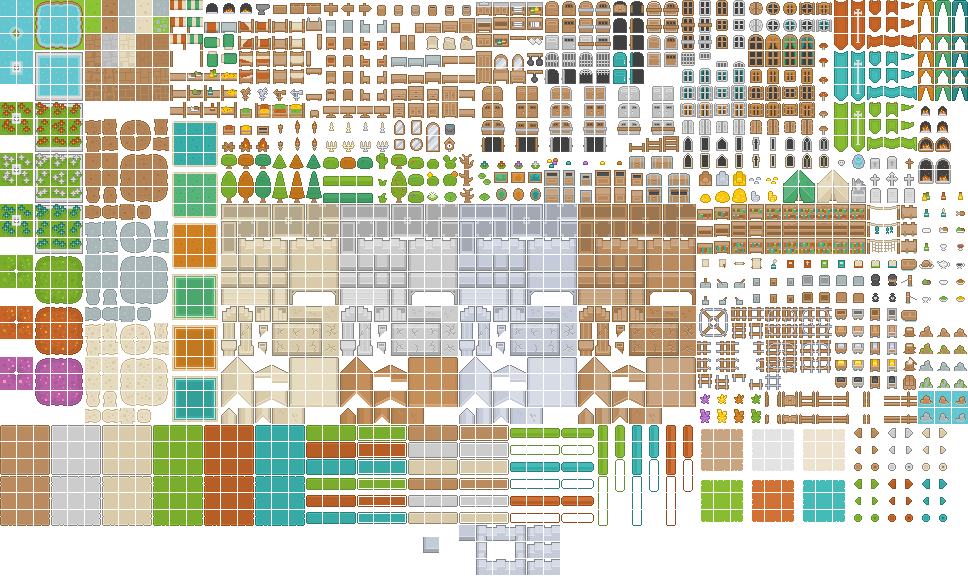
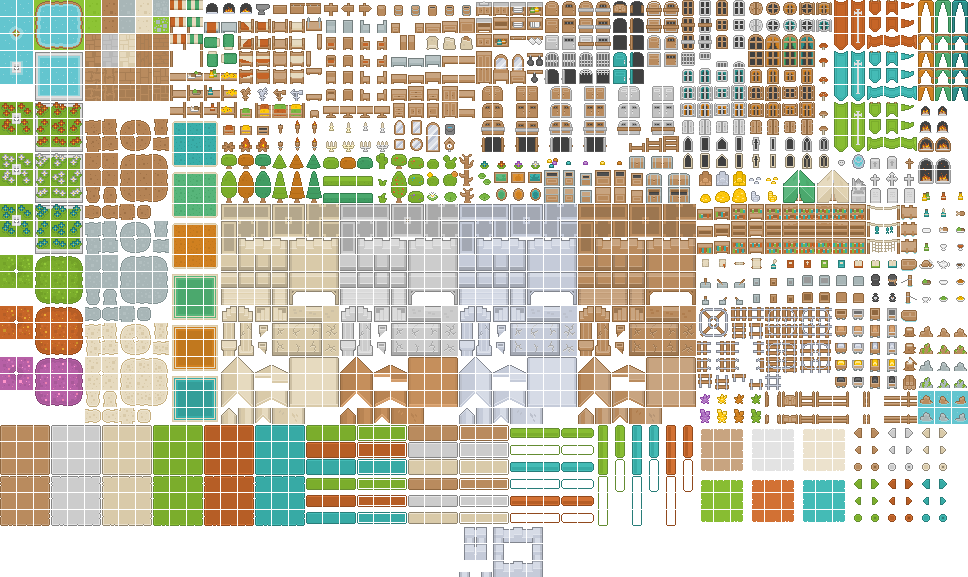
Comparing the layer stacks of the two 968x577 images. Changes:
renamed "Background" to "roguelike.png", painted on it over [423, 525, 560, 577]
